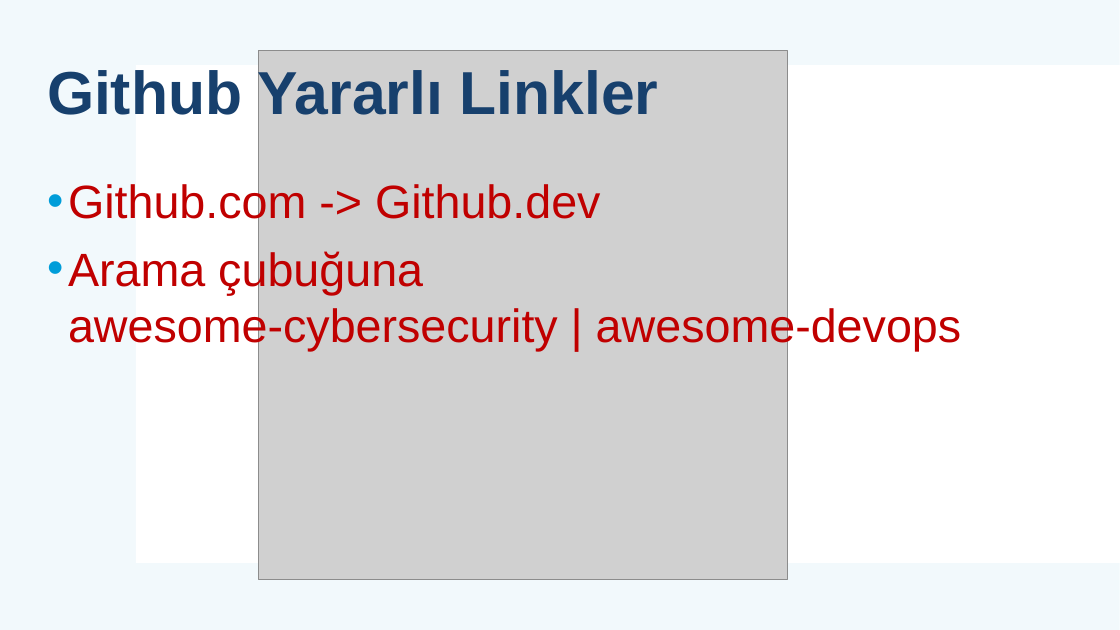
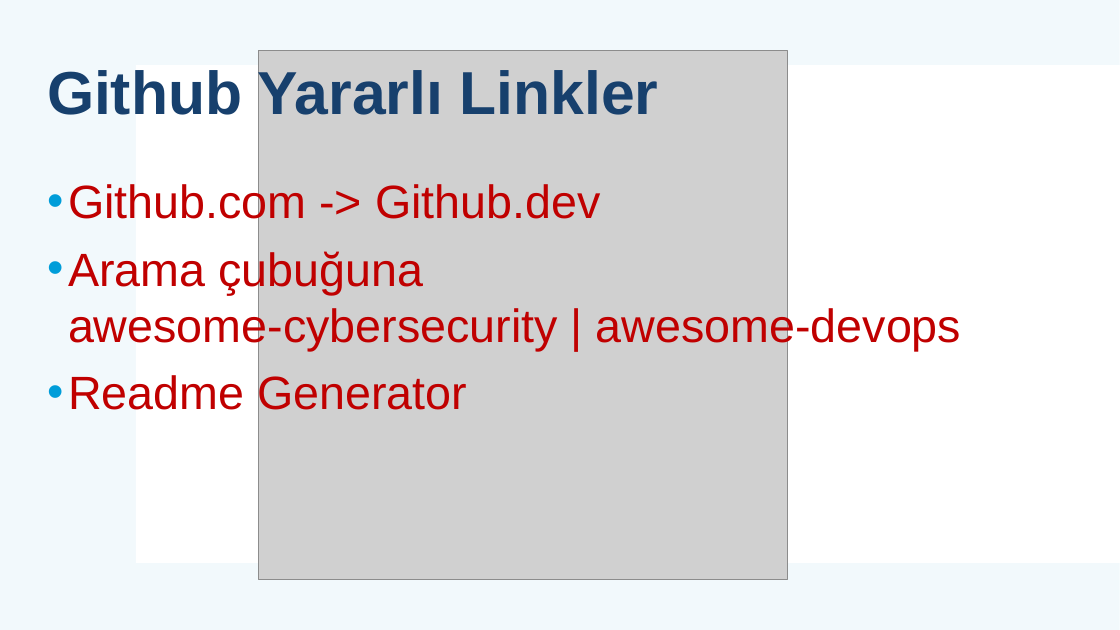
Before and after one commit to mehmetsungur/GitGithub, a slide deck: slide 17 of GitGithub.pptx (slide 16 before the commit). Drawn at 1120x630 pixels with LibreOffice and Linux fonts; fonts in the diff are those of the drawing; grey boxes stand for pictures. Boxes give left, top, right and bottom in pixels: in the first picture for what was removed or moved away, otherwise in the second. Text is boxed around its words. In the diff, an @@ line names an element or a change of style, - is before the commit and + after.

```diff
--- a/GitGithub.pptx
+++ b/GitGithub.pptx
@@ text at bbox=[68, 373, 467, 419]: paragraph added @@
+• Readme Generator
```
Also in this commit, not shown: 13 slides added, 1 other file.
